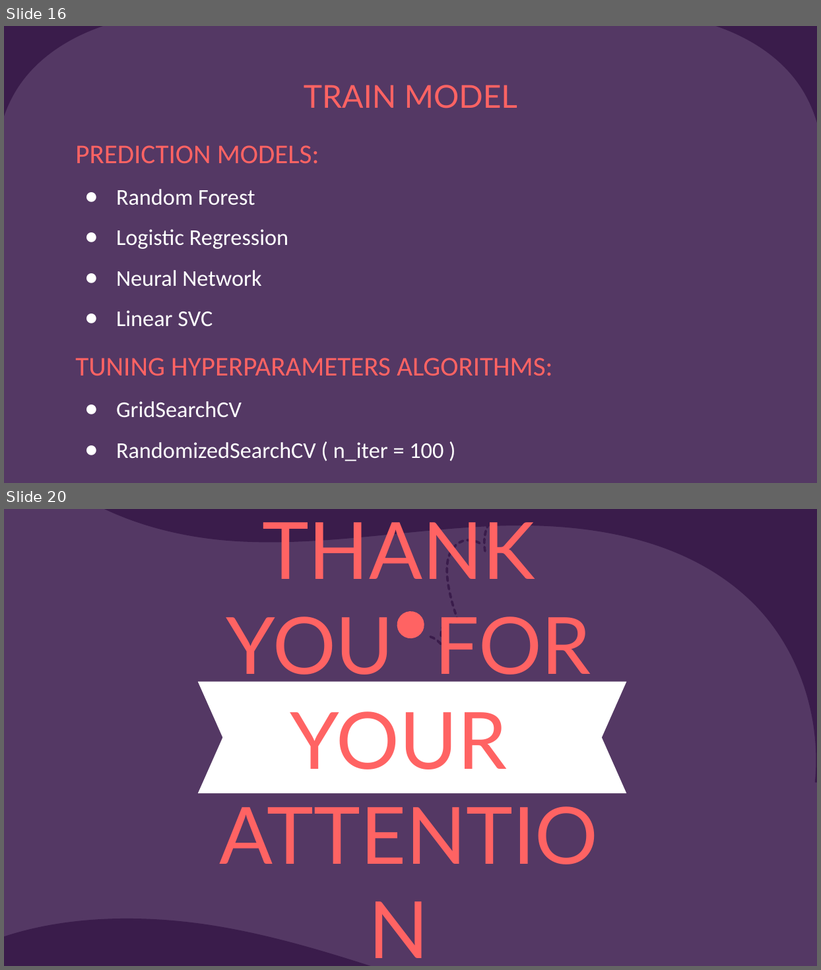
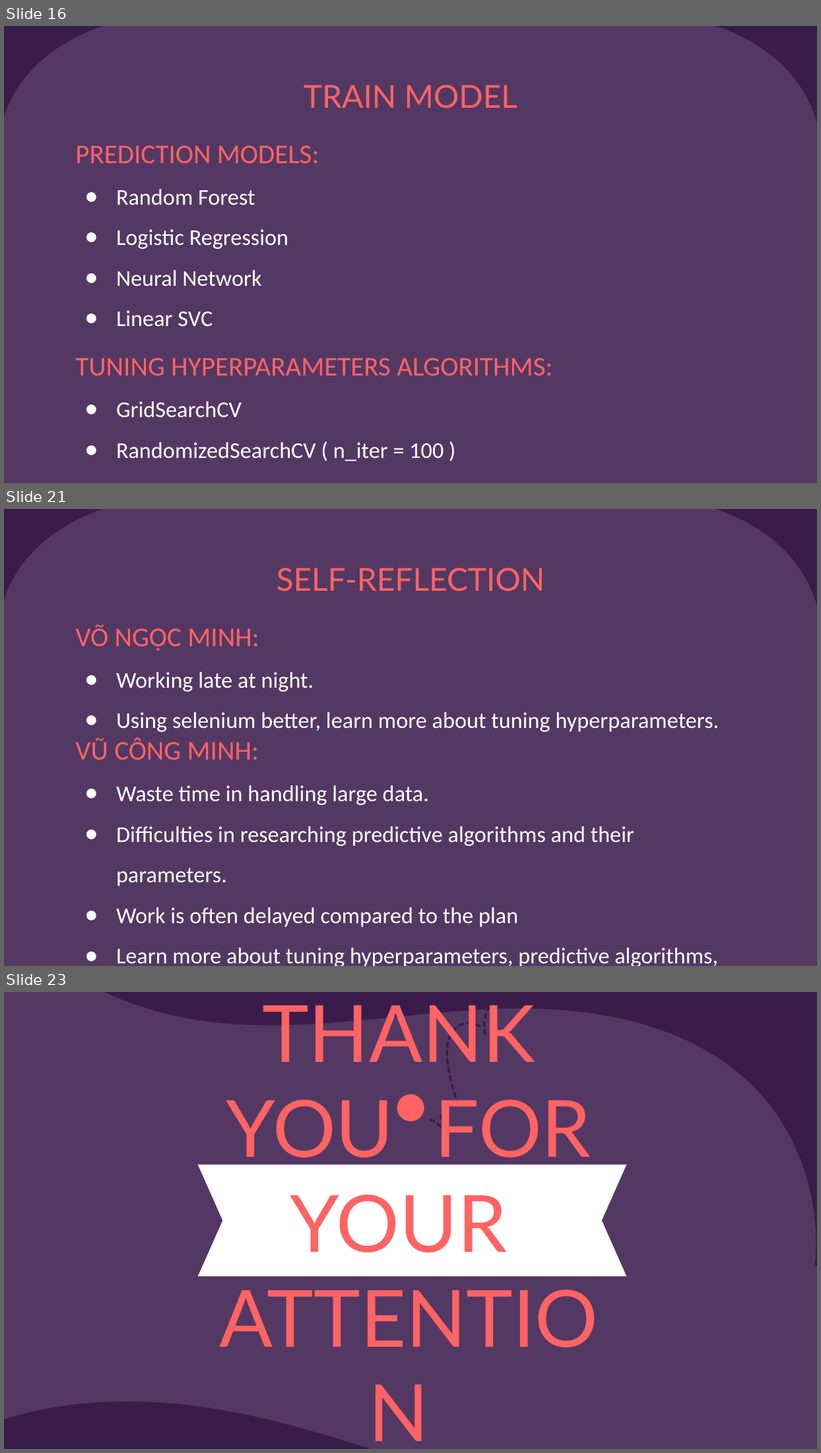
Before and after one commit to MinhVu2018/introDS_final, a slide deck: Slide.pptx. Shown one above the other, each under a label of ours: slides 16 and 20 before the commit, slides 16, 21 and 23 after it; the slides between them are not shown. The pictures are 821x970 and 821x1453 pixels, drawn with LibreOffice and Linux fonts; fonts in the diff are those of the drawing. Boxes give left, top, right and bottom in pixels: in the first picture for what was removed or moved away, otherwise in the second. Text is boxed around its words. In the diff, an @@ line names an element or a change of style, - is before the commit and + after.

Commit message:
update slide(reflection)

```diff
--- a/Slide.pptx
+++ b/Slide.pptx
@@ slide 21 added at (4, 509, 817, 966), background #543864; not listed: 2 template elements that a slide beside it also shows @@
@@ title added at (277, 568, 545, 591), 28 pt, text #FF6363 @@
+SELF-REFLECTION
@@ subtitle added at (75, 625, 719, 966), 20 pt, text #FFFFFF @@
+VÕ NGỌC MINH:
+● Working late at night.
+● Using selenium better, learn more about tuning hyperparameters.
+VŨ CÔNG MINH:
+● Waste time in handling large data.
+● Difficulties in researching predictive algorithms and their parameters.
+● Work is often delayed compared to the plan
+● Learn more about tuning hyperparameters, predictive algorithms, web scraping with events, …
@@ what was slide 20 is now slide 23 @@
```
Also in this commit, not shown: 5 slides changed, 2 other slides added.
